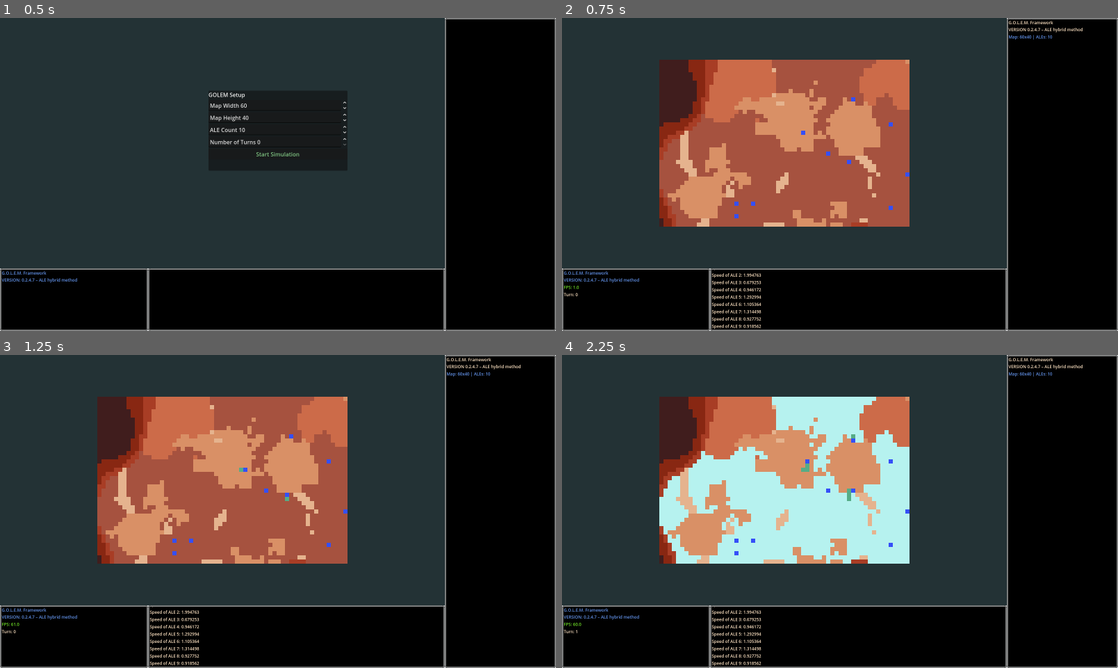
Above: before the commit, frames 1-4 (two rows, left to right).
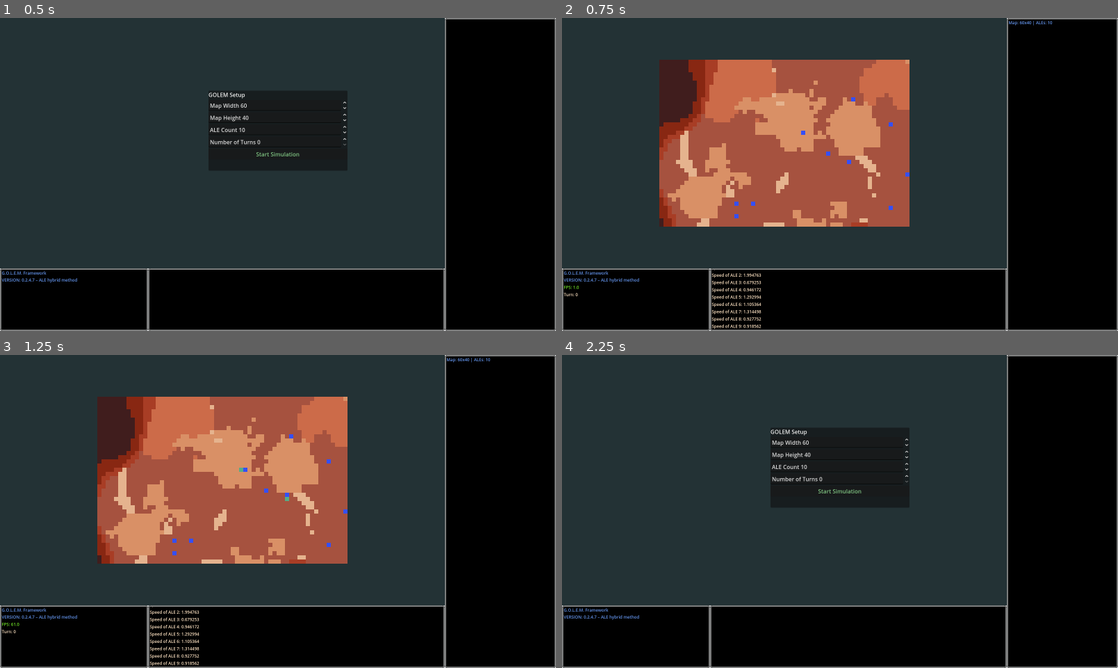
Above: after the commit, the same moments.

Repository: qgEyal/GOLEM_011
Game: Godot game, scene res://scenes/main.tscn
Same seed, same stepped clock (60 frames per second), same inputs: the game is played once before the commit and once after it.
Inputs (mouse positions are in pixels of both pictures, inside the frame that each line leads up to):
- Up to frame 1 (0.5 s): no input
- Up to frame 2 (0.75 s): click "Start Simulation" at 0.5 s
- Up to frame 3 (1.25 s): no input
- Up to frame 4 (2.25 s): tap Enter at 1.25 s; move the mouse to (962, 495) at 1.27 s; hold D (map_right) 1.28-2.03 s; hold T (change) 1.28-2.03 s; click (962, 495) at 1.42 s; tap N (restart, bound only after the commit) at 2 s; move the mouse to (728, 527) at 2.02 s; hold S (map_down) from 2.03 s (still down); tap G (toggle_grid) at 2.1 s

Frame 1 is identical in both runs. In frame 2, 0.2% of the frame differs, in the area x 80-94%, y 0-7%; in frame 3, 0.2%; in frame 4, 25%, in the area x 0-94%, y 0-100%.

Commit message:
Added restart and reset options

Diff:
--- a/project.godot
+++ b/project.godot
@@ -18,6 +18,7 @@
 [autoload]
 
 SignalBus="*res://scripts/utlities/signal_bus.gd"
+SessionManager="*res://scripts/utlities/session_manager.gd"
 
 [display]
 
@@ -71,6 +72,11 @@
 "events": [Object(InputEventKey,"resource_local_to_scene":false,"resource_name":"","device":-1,"window_id":0,"alt_press …(191 unchanged characters)…
 ]
 }
+restart={
+"deadzone": 0.2,
+"events": [Object(InputEventKey,"resource_local_to_scene":false,"resource_name":"","device":-1,"window_id":0,"alt_pressed":false,"shift_pressed":false,"ctrl_pressed":false,"meta_pressed":false,"pressed":false,"keycode":0,"physical_keycode":78,"key_label":0,"unicode":110,"location":0,"echo":false,"script":null)
+]
+}
 
 [rendering]
 
--- a/scripts/main.gd
+++ b/scripts/main.gd
@@ -1,9 +1,12 @@
 class_name Main
 extends Node2D
 
-# ────────────────────────────────────────────────────────────────────────────
-#  G.O.L.E.M. · Main entry point
-# ────────────────────────────────────────────────────────────────────────────
+'''
+────────────────────────────────────────────────────────────────────────────
+G.O.L.E.M.
+Artificial Life Simulator using Semiotic Emergent ALife Language protocols
+────────────────────────────────────────────────────────────────────────────
+'''
 const GOLEM_VERSION : String = "0.2.4.7 – ALE hybrid method"
 
 ## SUB‑VIEWPORT
@@ -72,6 +75,12 @@
 	else:
 		push_error("GridVis node not found!")
 
+	# ─── if this is a reset (we have saved params), skip menu ───
+	if SessionManager.params.size() > 0:
+		# re-apply the original user inputs and start immediately
+		apply_simulation_settings(SessionManager.params)
+		simulation_menu.visible = false
+		return
 	# UI → parameters round‑trip
 	if simulation_menu:
 		simulation_menu.populate_from_params({
@@ -120,6 +129,9 @@
 
 # ───────────────────────────────── PARAM INPUT
 func apply_simulation_settings(params : Dictionary) -> void:
+
+	# load values from session manager
+	SessionManager.params = params
 	world_width  = params.get("world_width",  world_width)
 	world_height = params.get("world_height", world_height)
 	max_turns    = params.get("max_turns",    max_turns)
@@ -132,8 +144,8 @@
 
 	simulation_active = true
 
-	MessageLog.send_message("G.O.L.E.M. Framework\nVERSION %s" % GOLEM_VERSION,
-							GameColors.TEXT_DEFAULT)
+	#MessageLog.send_message("G.O.L.E.M. Framework\nVERSION %s" % GOLEM_VERSION,
+							#GameColors.TEXT_DEFAULT)
 
 	var summary := "Map: %dx%d | ALEs: %d" % [world_width, world_height, ale_count]
 	MessageLog.send_message(summary, GameColors.TEXT_BLUE)
@@ -179,6 +191,15 @@
 		InfoLog.send_message(str("Simulation speed: ", simulation_speed), GameColors.TEXT_INFO)
 		#print("Simulation Speed:", simulation_speed)
 	elif event.is_action_pressed("reset"):
+		MessageLog.send_message("+-- RESET SIMULATION --+", GameColors.TEXT_NOTICE)
+		#await get_tree().process_frame
+		#get_tree().reload_current_scene()
+		if SessionManager.params.size() > 0:
+			apply_simulation_settings(SessionManager.params)
+
+	elif event.is_action_pressed("restart"):
+		MessageLog.send_message("Restart simulation.", GameColors.TEXT_BLUE)
+		SessionManager.params.clear()
 		await get_tree().process_frame
 		get_tree().reload_current_scene()
 	elif event.is_action_pressed("ui_cancel"):
--- a/scripts/utlities/colors.gd
+++ b/scripts/utlities/colors.gd
@@ -16,3 +16,4 @@
 const TEXT_BLUE = Color.CORNFLOWER_BLUE
 const TEXT_DEFAULT = Color.BISQUE
 const TEXT_INFO = Color("71e329")
+const TEXT_NOTICE = Color.FIREBRICK
--- /dev/null
+++ b/scripts/utlities/session_manager.gd
@@ -0,0 +1,3 @@
+extends Node
+# hold initial parameters in globals (i.e. singleton)
+var params: Dictionary = {}
Not shown, added: scripts/utlities/session_manager.gd.uid
